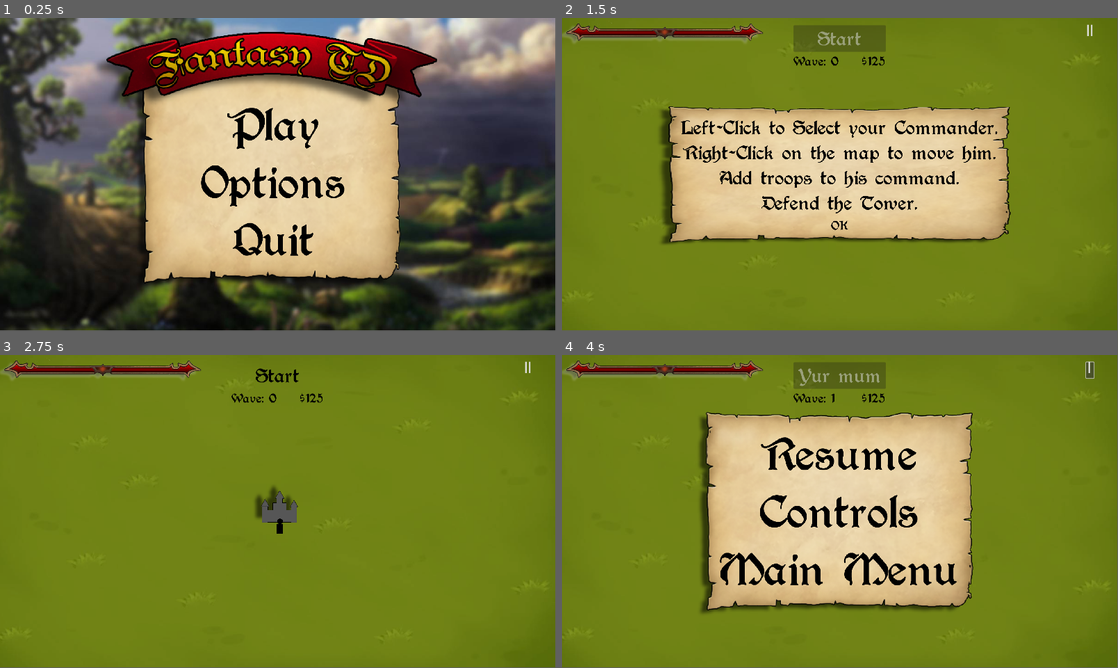
Above: before the commit, frames 1-4 (two rows, left to right).
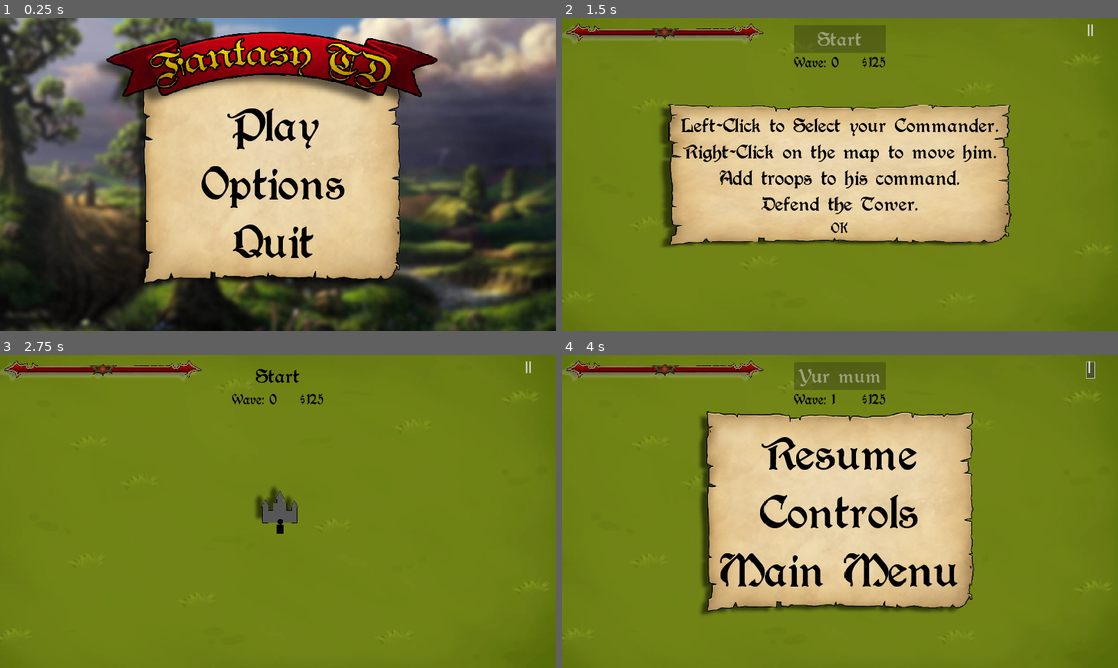
Above: after the commit, the same moments.

Repository: therealallaner/Fantasy-Tower-Defense
Game: Godot game, scene res://Scenes/TitleScreen.tscn
Two runs of this game, one before a commit and one after it. Both use one fixed random seed, a clock stepped at 60 frames per second and the inputs below.
Inputs:
- Up to frame 1 (0.25 s): no input
- Up to frame 2 (1.5 s): click "Play" at 0.5 s; click "Army 1" at 1.25 s
- Up to frame 3 (2.75 s): click "OK" at 2 s
- Up to frame 4 (4 s): click "Start" at 2.75 s; click "||" at 3.5 s
In our replay, the window is 799x449 before the commit and 800x450 after it. These sizes can differ from the game's own. Grey fills any space a smaller window leaves; there, only what the larger window draws over its background counts as a difference.

The runs differ from the first frame. In frame 1, 3.3% of the frame differs, in the area x 0-100%, y 0-100%; in frame 2, 5.8%, in the area x 0-96%, y 0-74%; in frame 3, 0.7%; in frame 4, 3.2%.

Commit message:
Updated Window Settings

Diff:
--- a/Scenes/TitleScreen.tscn
+++ b/Scenes/TitleScreen.tscn
@@ -8,7 +8,9 @@
 [node name="MainMenu" type="Node2D"]
 script = ExtResource("1_pco4u")
 
-[node name="TestBg(1)" type="Sprite2D" parent="."]
+[node name="CanvasLayer" type="CanvasLayer" parent="."]
+
+[node name="TestBg(1)" type="Sprite2D" parent="CanvasLayer"]
 position = Vector2(960, 538)
 scale = Vector2(1.52, 1.52)
 texture = ExtResource("2_hxkte")
--- a/Scenes/node_2d.tscn
+++ b/Scenes/node_2d.tscn
@@ -11,8 +11,12 @@
 y_sort_enabled = true
 script = ExtResource("1_m7q4i")
 
-[node name="GrassBg" type="Sprite2D" parent="."]
+[node name="CanvasLayer" type="CanvasLayer" parent="."]
+layer = -1
+
+[node name="GrassBg" type="Sprite2D" parent="CanvasLayer"]
 self_modulate = Color(0.737255, 0.737255, 0.737255, 1)
+show_behind_parent = true
 z_index = -4
 position = Vector2(972, 534)
 scale = Vector2(1.6, 1.6)
--- a/project.godot
+++ b/project.godot
@@ -24,6 +24,8 @@
 window/size/viewport_width=1920
 window/size/viewport_height=1080
 window/size/mode=3
+window/stretch/mode="canvas_items"
+window/stretch/aspect="ignore"
 
 [input]
 
